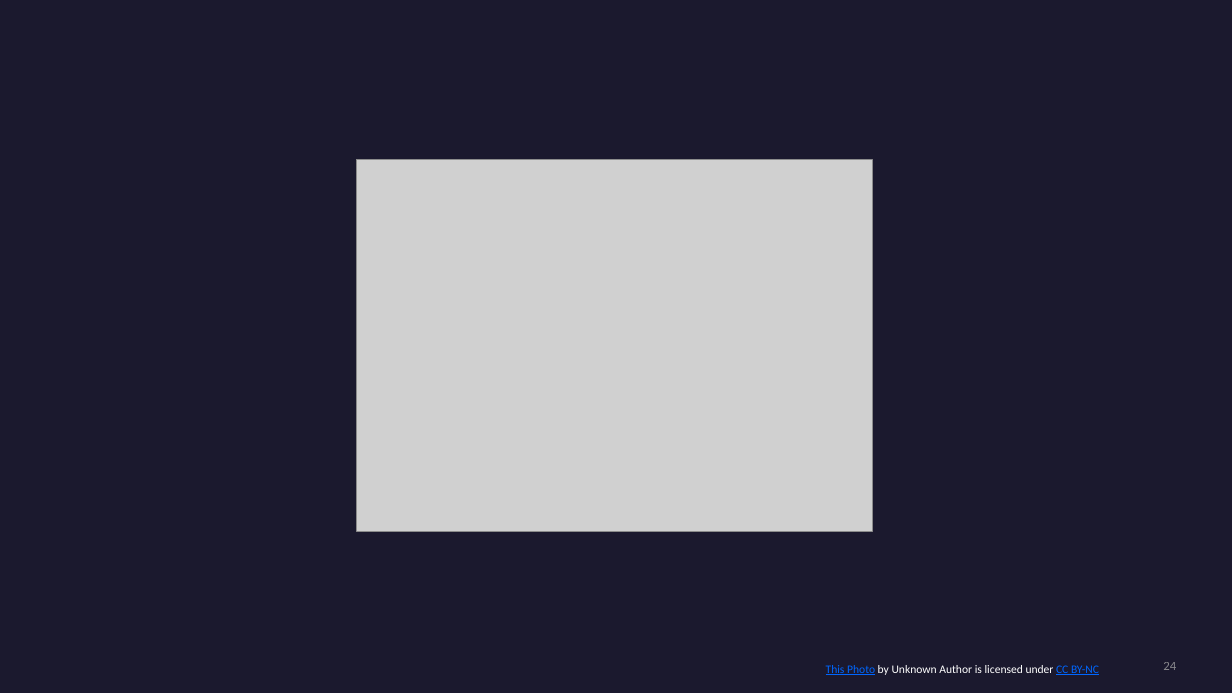
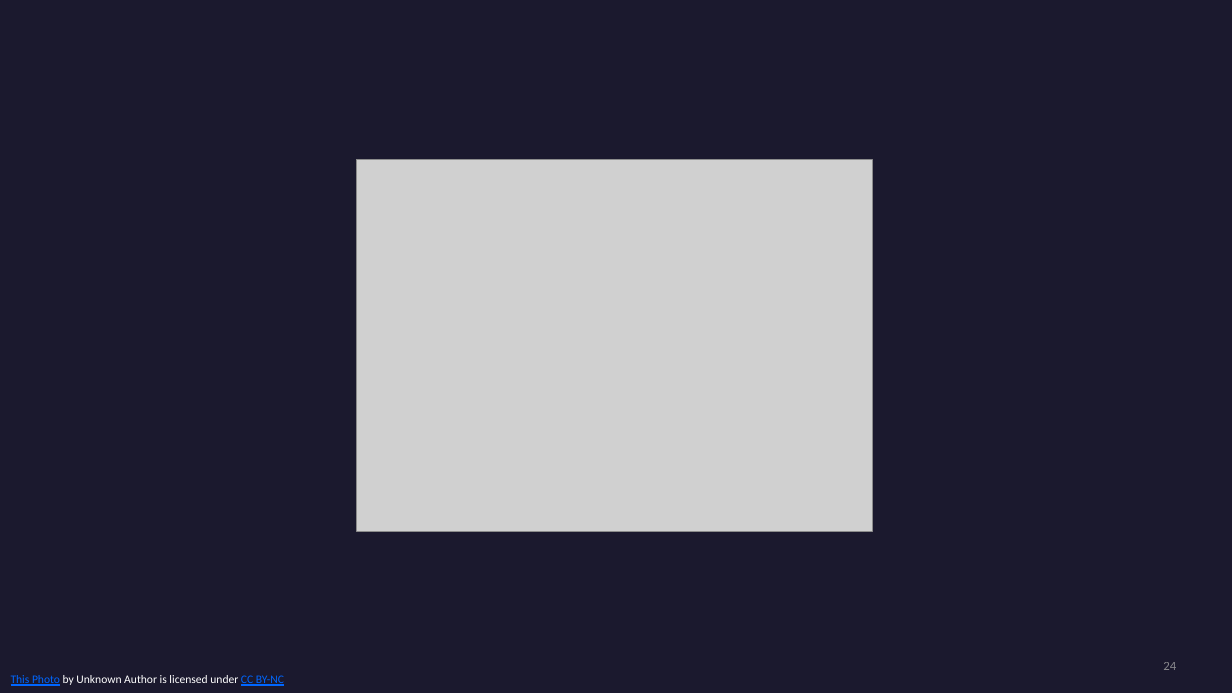
Before and after one commit to draidyn/ATMApplication, a slide deck: slide 24 of FinalPresentationClassDiagram.pptx. Drawn at 1232x693 pixels with LibreOffice and Linux fonts; fonts in the diff are those of the drawing; grey boxes stand for pictures. Boxes give left, top, right and bottom in pixels: in the first picture for what was removed or moved away, otherwise in the second. Text is boxed around its words. In the diff, an @@ line names an element or a change of style, - is before the commit and + after.

Commit message:
unified the theme of the slide layout

```diff
--- a/FinalPresentationClassDiagram.pptx
+++ b/FinalPresentationClassDiagram.pptx
@@ text "This Photo by Unknown Author ...": place and size @@
-text "This Photo by Unknown Author ..." at bbox=[826, 665, 1099, 675]
+text "This Photo by Unknown Author ..." at bbox=[11, 675, 284, 686]
```
Also in this commit, not shown: 9 other slides changed.
